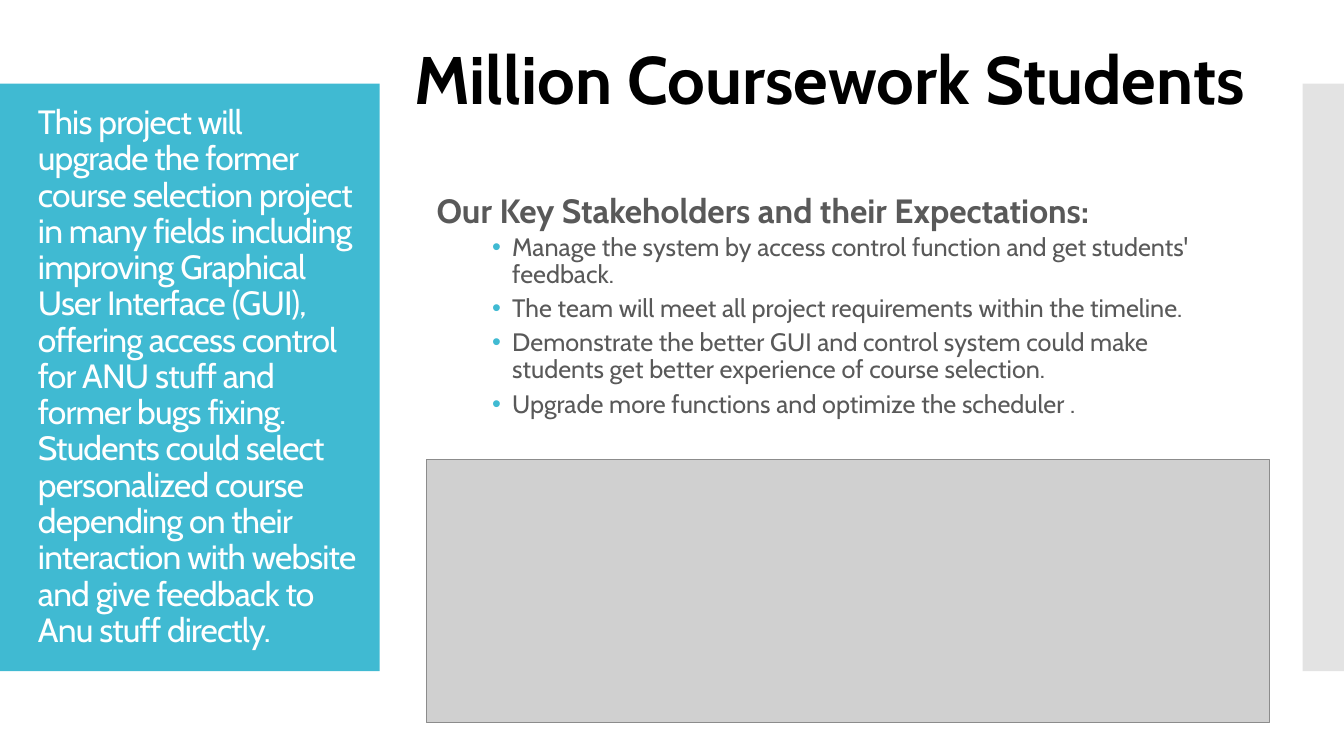
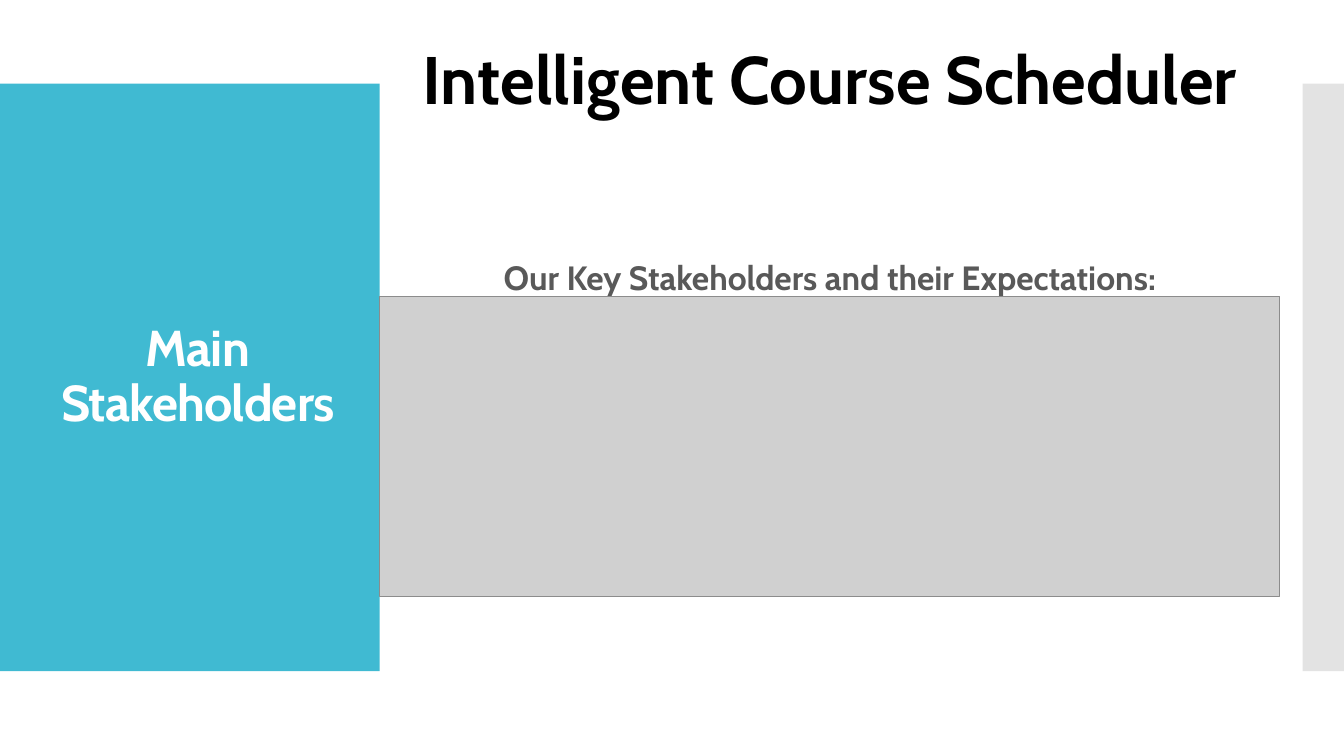
Before and after one commit to million-coursework/million-coursework, a slide deck: slide 4 of Documentation/Audit1/Million Coursework Stuednts(temp).pptx (slide 2 before the commit). Drawn at 1344x756 pixels with LibreOffice and Linux fonts; fonts in the diff are those of the drawing; grey boxes stand for pictures. Boxes give left, top, right and bottom in pixels: in the first picture for what was removed or moved away, otherwise in the second. Text is boxed around its words. In the diff, an @@ line names an element or a change of style, - is before the commit and + after.

```diff
--- a/Documentation/Audit1/Million Coursework Stuednts(temp).pptx
+++ b/Documentation/Audit1/Million Coursework Stuednts(temp).pptx
@@ text at box(422, 53, 1237, 120): text changed @@
-Million Coursework Students
+Intelligent Course Scheduler
@@ text "Our Key Stakeholders and their ..." at box(504, 265, 1155, 298): alignment left to centre @@
@@ text at box(512, 237, 1188, 419): paragraphs removed @@
-  • Manage the system by access control function and get students' feedback.
-  • The team will meet all project requirements within the timeline.
-  • Demonstrate the better GUI and control system could make students get better experience of course selection.
-  • Upgrade more functions and optimize the scheduler .
@@ picture: place and size @@
-picture at box(426, 460, 1269, 723)
+picture at box(379, 296, 1279, 597)
@@ title at box(61, 330, 335, 422): text changed; size 24 to 36 pt; bold on @@
-This project will upgrade the former course selection project in many fields including improving Graphical User Interface (GUI), offering access control for ANU stuff and former bugs fixing. Students could select personalized course depending on their interaction with website and give feedback to Anu stuff directly.
+Main
+Stakeholders
```
Also in this commit, not shown: 4 other slides changed, 11 slides added, 1 slide removed.
